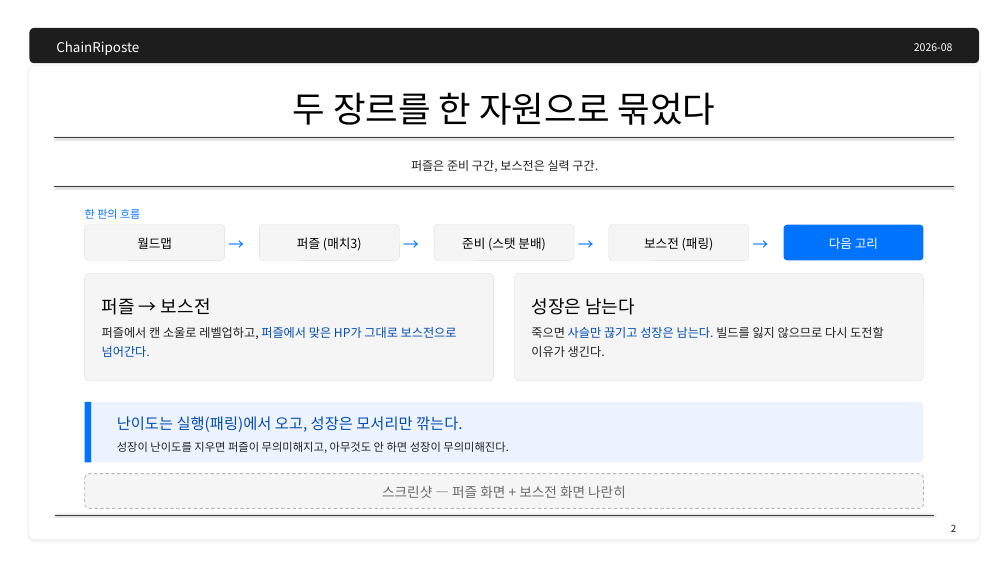
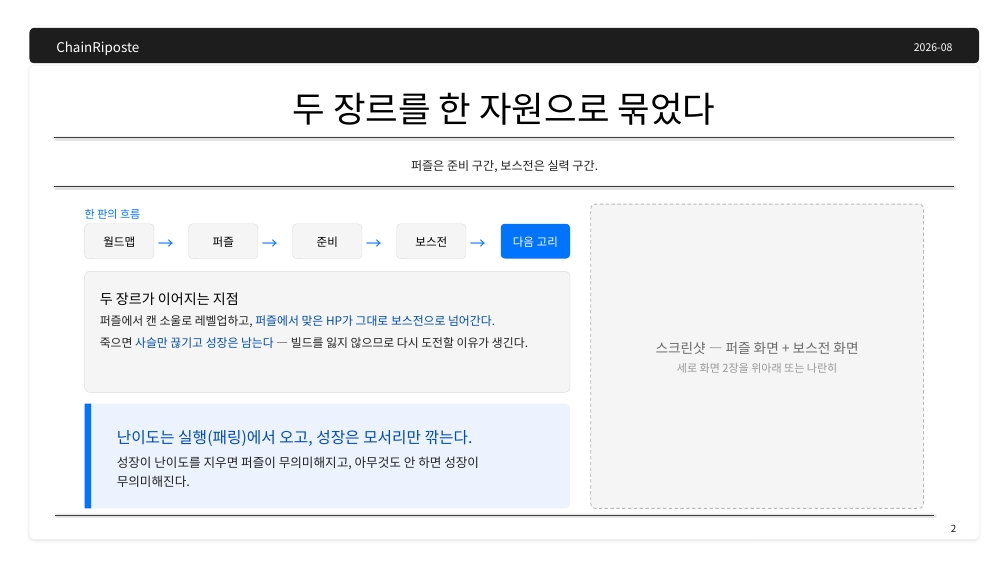
Before and after one commit to sachoyang/ChainRiposte, a slide deck: slide 2 of Docs/ChainRiposte.pptx. Drawn at 1008x567 pixels with LibreOffice and Linux fonts; fonts in the diff are those of the drawing. Boxes give left, top, right and bottom in pixels: in the first picture for what was removed or moved away, otherwise in the second. Text is boxed around its words. In the diff, an @@ line names an element or a change of style, - is before the commit and + after.

```diff
--- a/Docs/ChainRiposte.pptx
+++ b/Docs/ChainRiposte.pptx
@@ rounded rectangle "스크린샷 — 퍼즐 화면 + ...": place and size @@
-rounded rectangle "스크린샷 — 퍼즐 화면 + ..." at (85, 474, 923, 508)
+rounded rectangle "스크린샷 — 퍼즐 화면 + ..." at (591, 204, 923, 508)
@@ rounded rectangle "월드맵": place and size @@
-rounded rectangle "월드맵" at (85, 225, 225, 260)
+rounded rectangle "월드맵" at (85, 224, 154, 259)
@@ rounded rectangle "월드맵" at (85, 224, 154, 259): size 24 to 22 pt; proportions changed @@
@@ text "→": place and size @@
-text "→" at (749, 225, 772, 260)
+text "→" at (154, 224, 177, 259)
@@ rounded rectangle "퍼즐": place and size @@
-rounded rectangle "퍼즐" at (259, 225, 399, 260)
+rounded rectangle "퍼즐" at (189, 224, 258, 259)
@@ text in rounded rectangle at (213, 236, 234, 247): text changed; size 24 to 22 pt @@
-퍼즐 (매치3)
+퍼즐
@@ text "→": place and size @@
-text "→" at (225, 225, 248, 260)
+text "→" at (258, 224, 281, 259)
@@ rounded rectangle added at (293, 224, 362, 259), fill #F5F5F5, outline #DDDDDD 0.75 pt, 22 pt, text #000000 @@
+준비
@@ text "→": place and size @@
-text "→" at (399, 225, 423, 260)
+text "→" at (362, 224, 386, 259)
@@ rounded rectangle "보스전": place and size @@
-rounded rectangle "보스전" at (609, 225, 749, 260)
+rounded rectangle "보스전" at (397, 224, 466, 259)
@@ text in rounded rectangle at (415, 236, 447, 247): text changed; size 24 to 22 pt @@
-보스전 (패링)
+보스전
@@ rounded rectangle removed at (434, 225, 574, 260) @@
-준비 (스탯 분배)
@@ text "→": place and size @@
-text "→" at (574, 225, 598, 260)
+text "→" at (466, 224, 489, 259)
@@ rounded rectangle "다음 고리" at (501, 224, 570, 259): size 24 to 22 pt; proportions changed @@
@@ rounded rectangle "다음 고리": place and size @@
-rounded rectangle "다음 고리" at (783, 225, 923, 260)
+rounded rectangle "다음 고리" at (501, 224, 570, 259)
@@ rounded rectangle: place and size @@
-rounded rectangle at (85, 273, 494, 381)
+rounded rectangle at (85, 271, 570, 392)
@@ text added at (100, 292, 239, 305), 26.9 pt, text #000000 @@
+두 장르가 이어지는 지점
@@ text removed at (102, 298, 211, 315) @@
-퍼즐 → 보스전
@@ rounded rectangle removed at (514, 273, 923, 381) @@
@@ text removed at (531, 298, 635, 315) @@
-성장은 남는다
@@ text at (100, 315, 495, 327): size 23.1 to 22.6 pt in "퍼즐에서 캔 소울로 레벨업하고, 퍼즐에서 맞은 HP가 ..."; line spacing 1.3 to 1.28 @@
@@ text "퍼즐에서 캔 소울로 레벨업하고, 퍼즐에서 ...": place and size @@
-text "퍼즐에서 캔 소울로 레벨업하고, 퍼즐에서 ..." at (102, 327, 457, 357)
+text "퍼즐에서 캔 소울로 레벨업하고, 퍼즐에서 ..." at (100, 315, 528, 348)
@@ text removed at (531, 327, 884, 357) @@
-죽으면 사슬만 끊기고 성장은 남는다. 빌드를 잃지 않으므로 다시 도전할 이유가 생긴다.
@@ text at (100, 337, 528, 348): paragraph added @@
+죽으면 사슬만 끊기고 성장은 남는다 — 빌드를 잃지 않으므로 다시 도전할 이유가 생긴다.
@@ text in rounded rectangle at (656, 342, 858, 373): text changed @@
-스크린샷 — 퍼즐 화면 + 보스전 화면 나란히
+스크린샷 — 퍼즐 화면 + 보스전 화면
+세로 화면 2장을 위아래 또는 나란히
@@ proportions changed in 5 elements at (85, 271, 570, 392), (591, 204, 923, 508), (397, 224, 466, 259), (189, 224, 258, 259), (85, 404, 570, 508) @@
@@ rectangle: place and size @@
-rectangle at (85, 402, 91, 462)
+rectangle at (85, 404, 91, 508)
@@ rounded rectangle: place and size @@
-rounded rectangle at (85, 402, 923, 462)
+rounded rectangle at (85, 404, 570, 508)
@@ text "난이도는 실행(패링)에서 오고, 성장은 모서리만 ..." at (117, 430, 479, 487): size 29.1 to 30 pt in "난이도는 실행(패링)에서 오고, 성장은 모서리만 깎는다."; size 21.4 to 24 pt in "성장이 난이도를 지우면 퍼즐이 무의미해지고, 아무것도 안 ..."; more space between paragraphs @@
```
Also in this commit, not shown: 8 other slides changed, 8 slides added, 5 slides removed, 4 other files.
